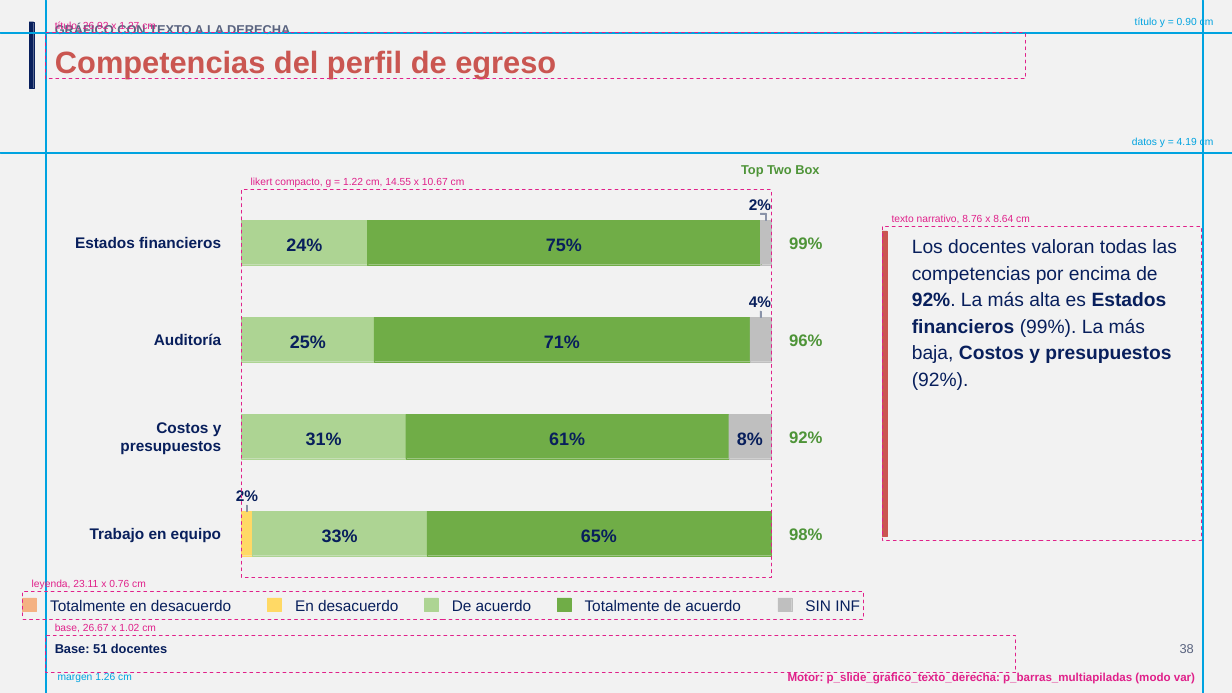
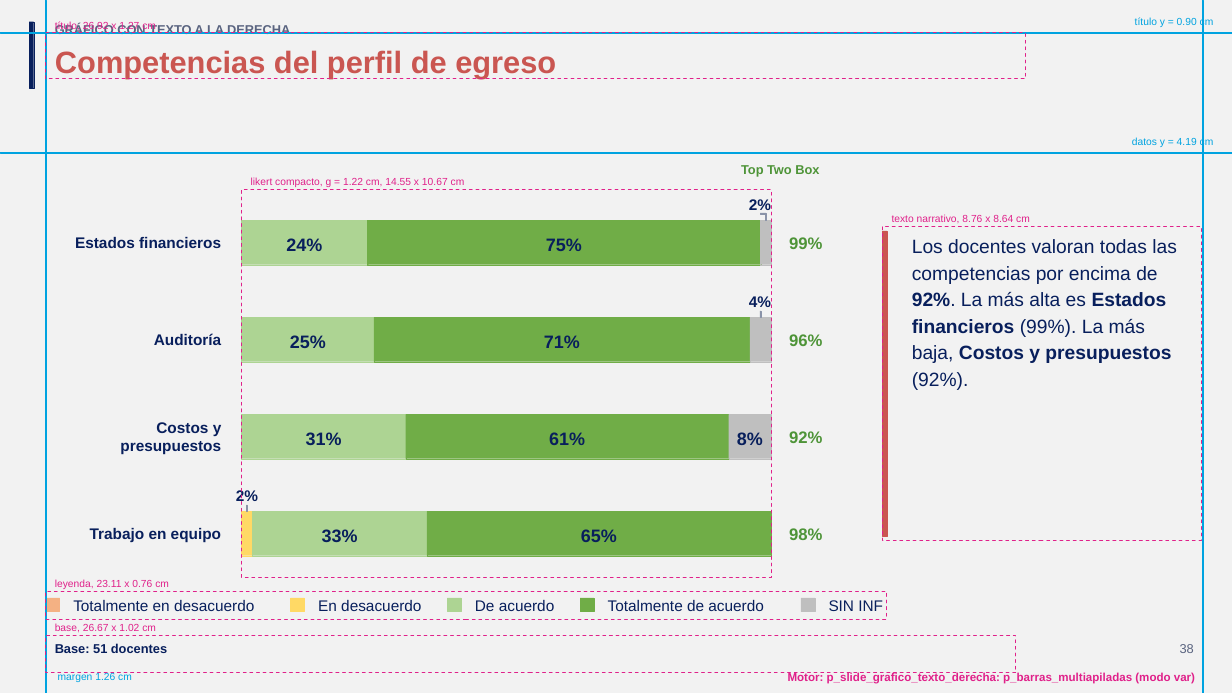
Before and after one commit to GonzaloAlmendariz/prosecnur-app, a slide deck: slide 38 of docs/qa/motor-ppt-2026-10-06/4-recetario/recetario-moderna-guias.pptx. Drawn at 1232x693 pixels with LibreOffice and Linux fonts; fonts in the diff are those of the drawing; background and template pictures are left out. Boxes give left, top, right and bottom in pixels: in the first picture for what was removed or moved away, otherwise in the second. Text is boxed around its words. In the diff, an @@ line names an element or a change of style, - is before the commit and + after.

```diff
--- a/docs/qa/motor-ppt-2026-10-06/4-recetario/recetario-moderna-guias.pptx
+++ b/docs/qa/motor-ppt-2026-10-06/4-recetario/recetario-moderna-guias.pptx
@@ text "Totalmente en desacuerdo" moved from (x1=50, y1=600, x2=231, y2=611) to (x1=73, y1=600, x2=254, y2=611) @@
@@ 6 rectangles, 5 texts moved together from (x1=22, y1=579, x2=863, y2=619) to (x1=45, y1=579, x2=886, y2=619) @@
```
Also in this commit, not shown: 2 other slides changed, 5 other files.
